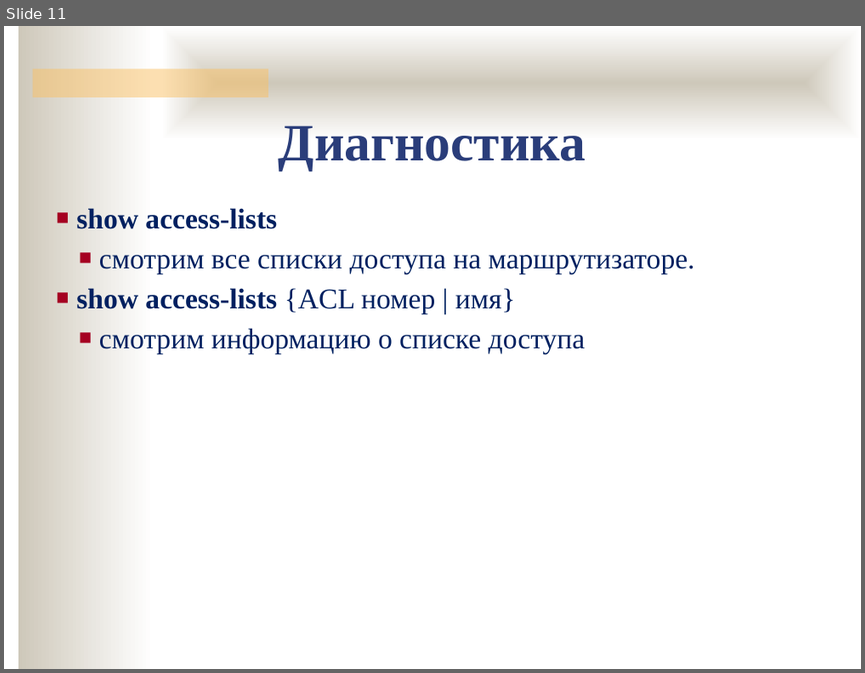
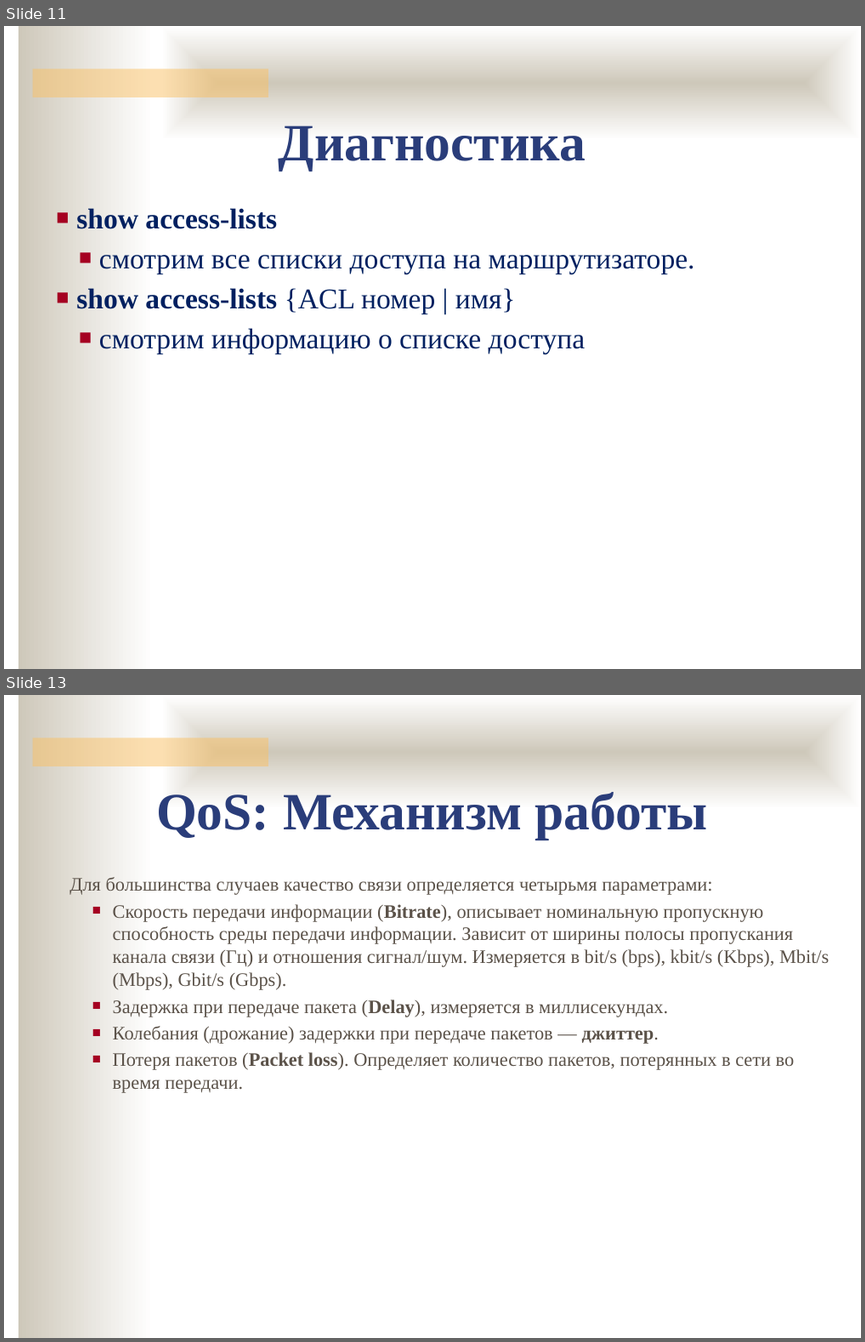
Before and after one commit to ukoloff/nets, a slide deck: lecture/L3+.pptx. Shown one above the other, each under a label of ours: slide 11 before the commit, slides 11 and 13 after it; the slides between them are not shown. The pictures are 865x673 and 865x1342 pixels, drawn with LibreOffice and Linux fonts; fonts in the diff are those of the drawing; background and template pictures are left out. Boxes give left, top, right and bottom in pixels: in the first picture for what was removed or moved away, otherwise in the second. Text is boxed around its words. In the diff, an @@ line names an element or a change of style, - is before the commit and + after.

```diff
--- a/lecture/L3+.pptx
+++ b/lecture/L3+.pptx
@@ slide 13 added at bbox=[4, 695, 861, 1338], background #FFFFFF; not listed: 3 template elements that a slide beside it also shows @@
@@ text added at bbox=[156, 792, 708, 839], 44 pt, text #2A3D7A, bold @@
+QoS: Механизм работы
@@ text added at bbox=[69, 877, 828, 1093], 16 pt, text #5B5249 @@
+Для большинства случаев качество связи определяется четырьмя параметрами:
+  ■ Скорость передачи информации (Bitrate), описывает номинальную пропускную способность среды передачи информации. Зависит от ширины полосы пропускания канала связи (Гц) и отношения сигнал/шум. Измеряется в bit/s (bps), kbit/s (Kbps), Mbit/s (Mbps), Gbit/s (Gbps).
+  ■ Задержка при передаче пакета (Delay), измеряется в миллисекундах.
+  ■ Колебания (дрожание) задержки при передаче пакетов — джиттер.
+  ■ Потеря пакетов (Packet loss). Определяет количество пакетов, потерянных в сети во время передачи.
```
Also in this commit, not shown: 2 slides changed, 5 other slides added.
